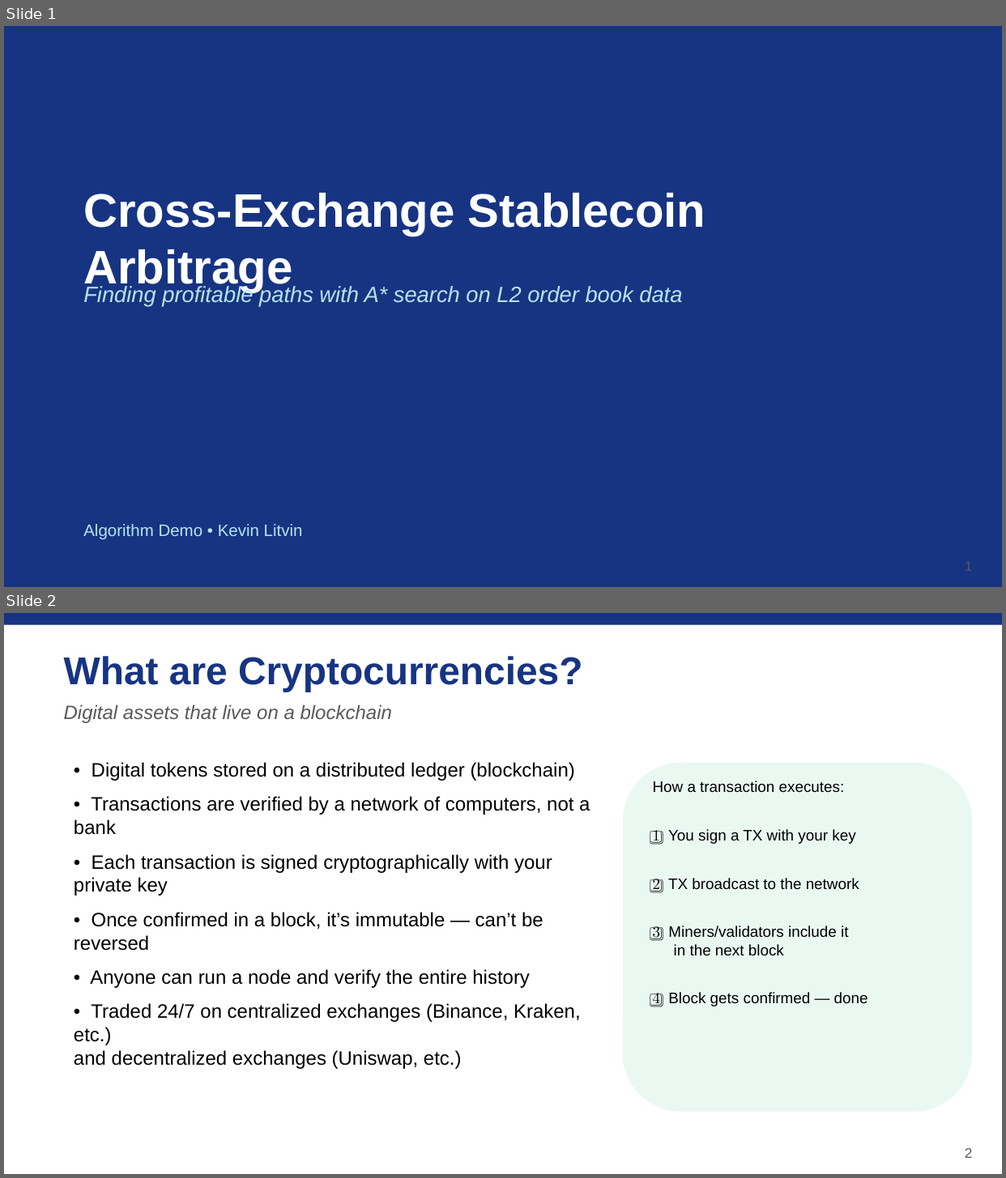
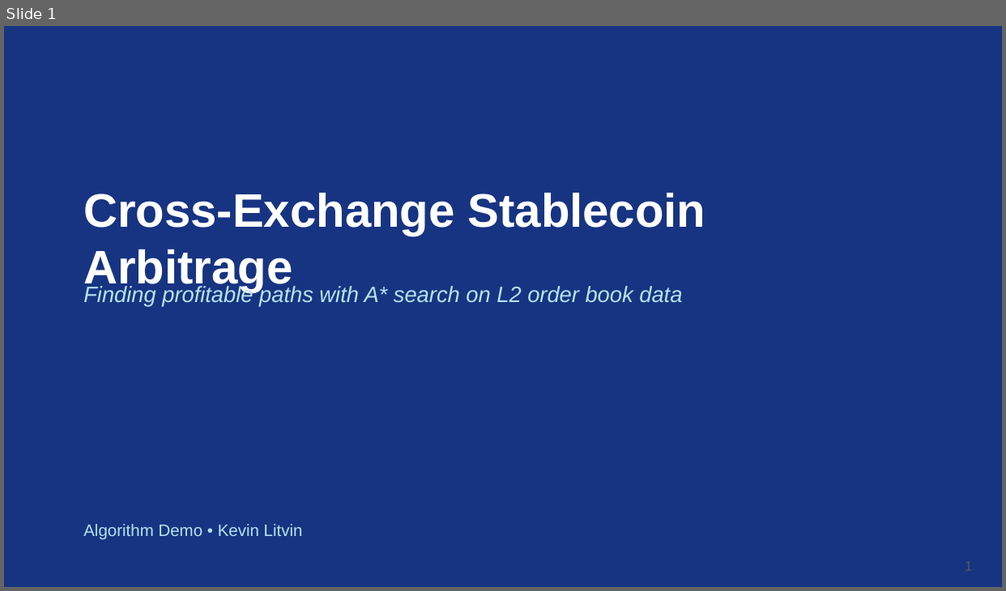
Before and after one commit to kevinl03/Stablecoin-CrossExchange-Arbitrage, a slide deck: astar_arbitrage_deck.pptx. Shown one above the other, each under a label of ours: slides 1 and 2 before the commit, slide 1 after it. The pictures are 1006x1178 and 1006x591 pixels, drawn with LibreOffice and Linux fonts; fonts in the diff are those of the drawing. Boxes give left, top, right and bottom in pixels: in the first picture for what was removed or moved away, otherwise in the second. Text is boxed around its words. In the diff, an @@ line names an element or a change of style, - is before the commit and + after.

Commit message:
fix: Less text, more visuals, larger demo frames in deck
- Split crypto/stablecoins into card-based visual layouts
- Added pegging mechanisms slide (fiat-backed, over-collat, algo)
- Arbitrage slide uses price cards + arrow instead of bullet wall
- Demo frames now 5 slides at near-full-bleed (9.5in wide)
- Reduced bullet count to 3-5 per slide max

```diff
--- a/astar_arbitrage_deck.pptx
+++ b/astar_arbitrage_deck.pptx
@@ slide 2 removed at (4, 613, 1002, 1174), background #FFFFFF @@
@@ rectangle removed at (4, 613, 1002, 625) @@
@@ text removed at (64, 656, 582, 692) @@
-What are Cryptocurrencies?
@@ text removed at (64, 705, 392, 723) @@
-Digital assets that live on a blockchain
@@ text removed at (74, 762, 590, 1069) @@
-• Digital tokens stored on a distributed ledger (blockchain)
-• Transactions are verified by a network of computers, not a bank
-• Each transaction is signed cryptographically with your private key
-• Once confirmed in a block, it’s immutable — can’t be reversed
-• Anyone can run a node and verify the entire history
-• Traded 24/7 on centralized exchanges (Binance, Kraken, etc.)
-and decentralized exchanges (Uniswap, etc.)
@@ rounded rectangle removed at (623, 763, 972, 1112) @@
@@ text removed at (653, 781, 868, 1007) @@
-How a transaction executes:
-1️⃣ You sign a TX with your key
-2️⃣ TX broadcast to the network
-3️⃣ Miners/validators include it
-in the next block
-4️⃣ Block gets confirmed — done
@@ text removed at (965, 1148, 973, 1158) @@
-2
```
Also in this commit, not shown: 7 slides changed, 7 slides added, 3 other slides removed, 1 other file.
